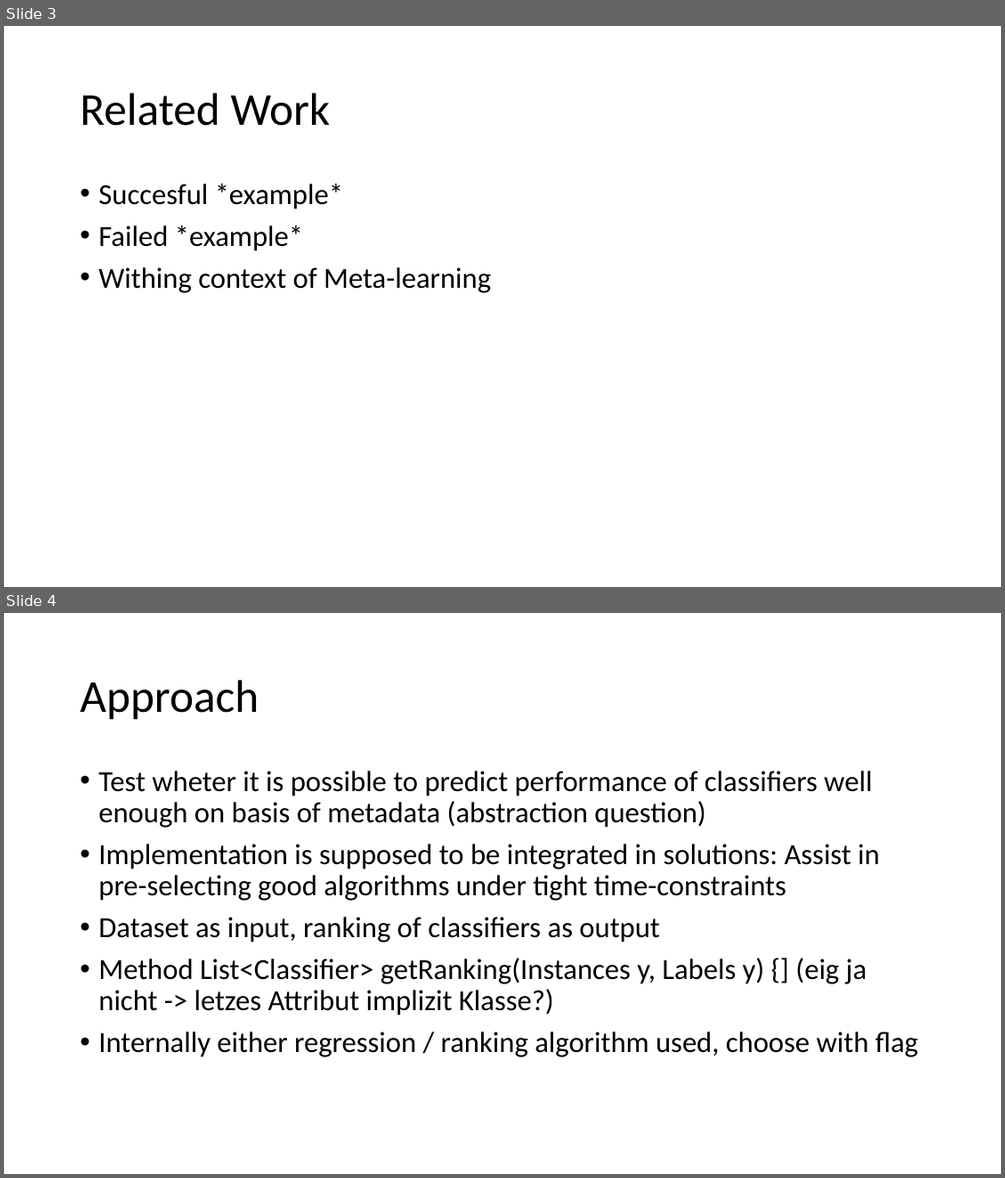
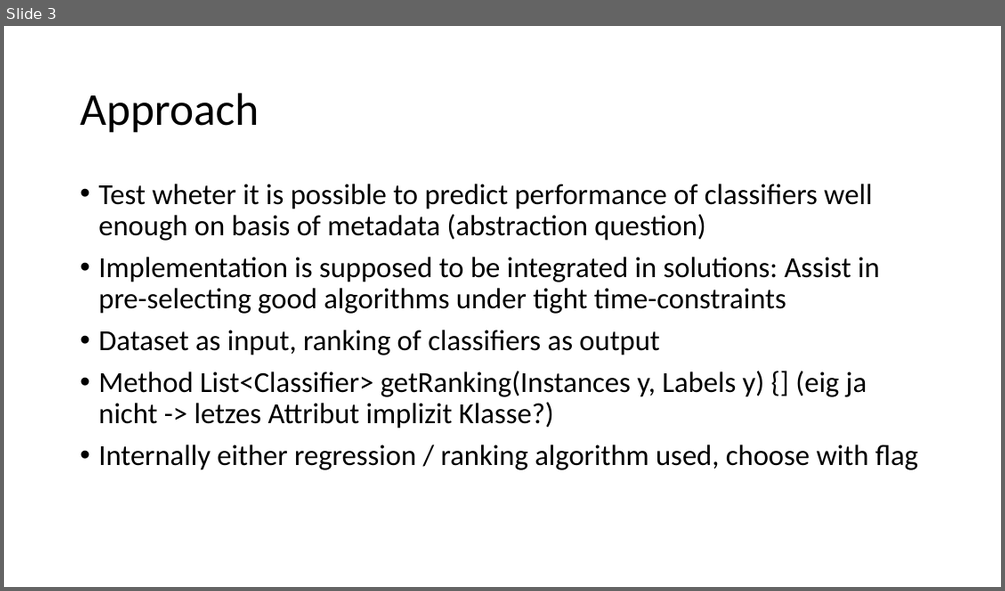
Before and after one commit to helegraf/classifier-auto-rank, a slide deck: Writing/Proposal/Automatic Ranking of Classification Algorithms.pptx. Shown one above the other, each under a label of ours: slides 3 and 4 before the commit, slide 3 after it. The pictures are 1005x1178 and 1005x591 pixels, drawn with LibreOffice and Linux fonts; fonts in the diff are those of the drawing. Boxes give left, top, right and bottom in pixels: in the first picture for what was removed or moved away, otherwise in the second. Text is boxed around its words. In the diff, an @@ line names an element or a change of style, - is before the commit and + after.

```diff
--- a/Writing/Proposal/Automatic Ranking of Classification Algorithms.pptx
+++ b/Writing/Proposal/Automatic Ranking of Classification Algorithms.pptx
@@ slide 3 removed at bbox=[4, 26, 1001, 587], background #FFFFFF @@
@@ title removed at bbox=[80, 93, 331, 126] @@
-Related Work
@@ text removed at bbox=[98, 184, 491, 293] @@
-• Succesful *example*
-• Failed *example*
-• Withing context of Meta-learning
@@ what was slide 4 is now slide 3 @@
```
Also in this commit, not shown: 4 slides changed, 2 other slides removed, 12 other files.
